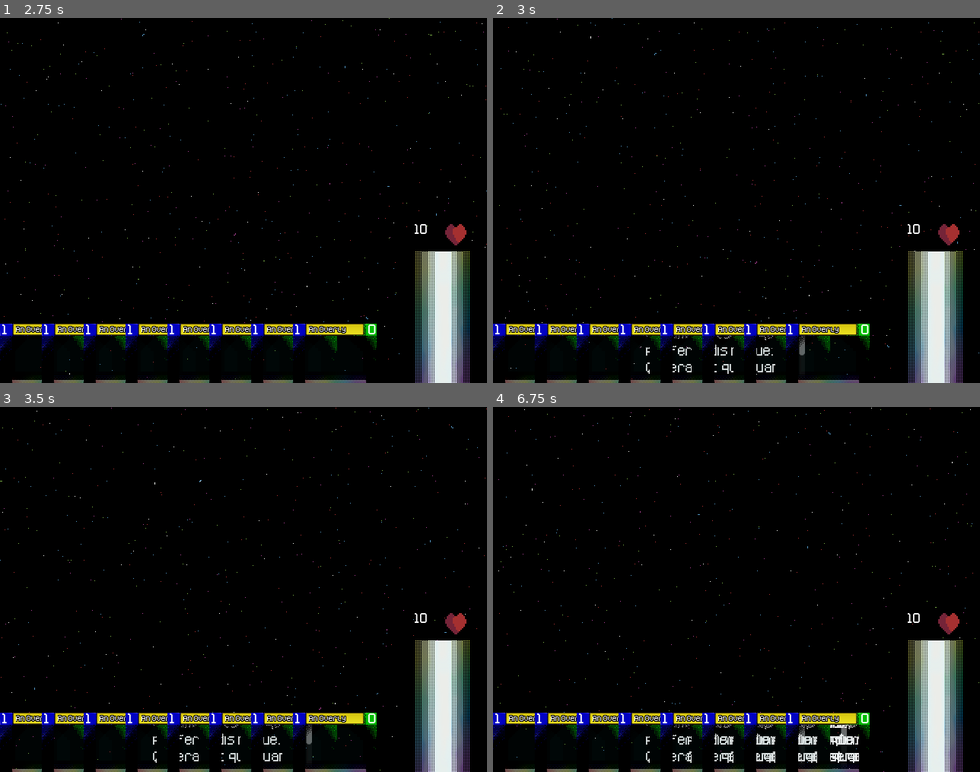
Above: before the commit, frames 1-4 (two rows, left to right).
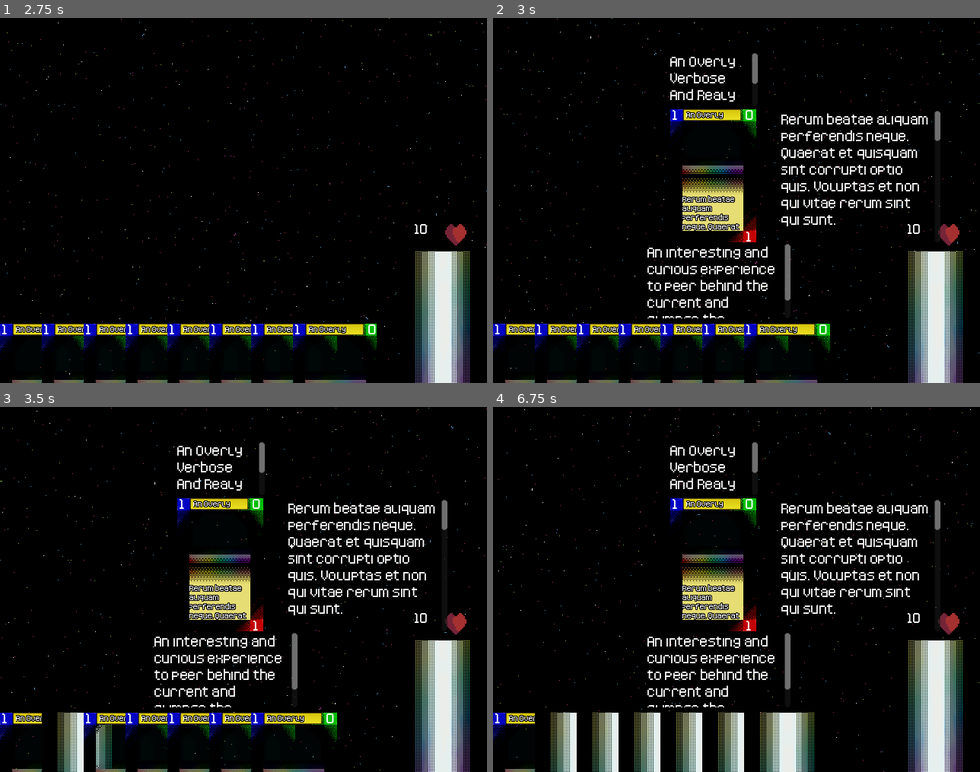
Above: after the commit, the same moments.

Repository: ColbySchexnayder/mana-stream
Game: Godot game, scene res://Scenes/Duel.tscn
Same seed, same stepped clock (60 frames per second), same inputs: the game is played once before the commit and once after it. The project has no main scene, so this scene is started directly.
Inputs (mouse positions are in pixels of both pictures, inside the frame that each line leads up to):
- Up to frame 1 (2.75 s): click (443, 317) at 0.5 s; click (443, 317) at 1.25 s; click (443, 317) at 2 s
- Up to frame 2 (3 s): move the mouse to (536, 353) at 2.77 s; press the mouse at (536, 353) at 2.78 s
- Up to frame 3 (3.5 s): right-click (43, 742) at 3.05 s
- Up to frame 4 (6.75 s): move the mouse to (575, 742) at 3.52 s; release the mouse at (575, 742) at 3.53 s; right-click (575, 742) at 3.6 s; click (575, 742) at 3.8 s; move the mouse to (619, 742) at 4.27 s; press the mouse at (619, 742) at 4.28 s; right-click (619, 742) at 4.55 s; move the mouse to (658, 742) at 5.02 s; release the mouse at (658, 742) at 5.03 s; right-click (658, 742) at 5.1 s; click (658, 742) at 5.3 s; move the mouse to (702, 742) at 5.77 s; press the mouse at (702, 742) at 5.78 s; right-click (702, 742) at 6.05 s; move the mouse to (746, 742) at 6.52 s; release the mouse at (746, 742) at 6.53 s; right-click (746, 742) at 6.6 s

Frame 1 is identical in both runs. In frame 2, 6.8% of the frame differs, in the area x 31-92%, y 9-100%; in frame 3, 7.7%; in frame 4, 12%, in the area x 8-92%, y 9-100%.

Commit message:
begin add signal bus

Diff:
--- a/Cards/Card.gd
+++ b/Cards/Card.gd
@@ -24,7 +24,7 @@
 
 var currentPosition := position.IN_DECK
 var exhausted := false
-var inspected := false
+var inspected := 0
 
 @onready var card_front: TextureRect = $CardFront
 @onready var cost_text: RichTextLabel = $CardFront/Cost
@@ -33,6 +33,8 @@
 
 @onready var name_text: RichTextLabel = $CardFront/CardName
 @onready var description_text: RichTextLabel = $CardFront/CardDescription
+
+@onready var card_back: TextureRect = $CardBack
 
 @onready var inspect_view: Control = $InspectView
 @onready var expanded_name: RichTextLabel = $InspectView/ExpandedName
@@ -81,9 +83,10 @@
 
 func _on_gui_input(event: InputEvent) -> void:
 	if (event.is_action_pressed("activate")):
-		if not inspected:
-			inspected = true
-			inspect_view.visible = true
-		else:
-			inspected = false
-			inspect_view.visible = false
+		GmManager.emit_signal("_card_select", self)
+
+	elif (event.is_action_pressed("alternate")):
+		if currentPosition == position.IN_HAND:
+			card_front.visible = false
+			card_back.visible = true
+			currentPosition = position.IN_MANA
--- a/Scenes/Duel.tscn
+++ b/Scenes/Duel.tscn
@@ -51,6 +51,7 @@
 anchors_preset = 0
 offset_right = 640.0
 offset_bottom = 480.0
+mouse_filter = 2
 
 [node name="Player1Zone" type="VBoxContainer" parent="Control"]
 layout_direction = 1
@@ -101,4 +102,19 @@
 theme = ExtResource("7_o1sjj")
 text = "10"
 
+[node name="InspectionArea" type="Control" parent="Control"]
+anchors_preset = 0
+offset_left = 1.0
+offset_top = 141.0
+offset_right = 642.0
+offset_bottom = 338.0
+mouse_filter = 2
+
+[node name="CenterContainer" type="CenterContainer" parent="Control/InspectionArea"]
+layout_mode = 0
+offset_left = 197.0
+offset_top = -49.0
+offset_right = 268.0
+offset_bottom = 7.0
+
 [connection signal="pressed" from="Control/P1Deck" to="." method="_on_p_1_deck_pressed"]
--- a/Scenes/duel.gd
+++ b/Scenes/duel.gd
@@ -10,8 +10,6 @@
 var player2summon := []
 var player2mana := []
 
-#TODO Implement this
-var field := []
 
 var inspectedCard
 
@@ -20,6 +18,7 @@
 @onready var p_1_summon_zone: HBoxContainer = $Control/Player1Zone/P1SummonZone
 @onready var p_1_mana_zone: HBoxContainer = $Control/Player1Zone/P1ManaZone
 @onready var p_1_hand: HBoxContainer = $Control/Player1Zone/P1Hand
+@onready var inspection_area: Control = $Control/InspectionArea/CenterContainer
 
 # Called when the node enters the scene tree for the first time.
 func _ready() -> void:
@@ -29,8 +28,10 @@
 		player1hand.push_front(drawnCard)
 		p_1_hand.add_child(drawnCard)
 
-		player1deck = GMManager.Player1Deck
-		player2deck = GMManager.Player2Deck
+
+	player1deck = GmManager.Player1Deck
+	player2deck = GmManager.Player2Deck
+	GmManager.connect("_card_select", card_select)
 
 
 # Called every frame. 'delta' is the elapsed time since the previous frame.
@@ -45,6 +46,20 @@
 	var p1SummonSeperationRatio = p_1_summon_zone.get_global_rect().size.x / (player1summon.size()+1)
 	p_1_summon_zone.add_theme_constant_override("seperation", p1SummonSeperationRatio)
 
+
+func card_select(card):
+	if inspection_area.get_child_count() == 0:
+		card.reparent(inspection_area)
+		card.inspect_view.visible = true
+	elif inspection_area.get_child(0) == card:
+		match (card.currentPosition):
+			card.position.IN_HAND:
+				card.inspected = 0
+				card.reparent(p_1_hand)
+				card.inspect_view.visible = false
+
+
+
 func _on_p_1_deck_pressed() -> void:
 	var drawnCard = Card.constructor()
 	drawnCard.currentPosition = Card.position.IN_HAND
--- a/Scripts/GMManager.gd
+++ b/Scripts/GMManager.gd
@@ -1,5 +1,9 @@
 extends Node
 class_name GMManager
 
-static var Player1Deck = []
-static var Player2Deck = []
+var Player1Deck = []
+var Player2Deck = []
+
+signal _card_select(card)
+signal _card_to_mana(card)
+signal _card_exhaust(card)
Binary file added: Cards/CardArt/starhawk.png
Not shown, added: Cards/CardArt/starhawk.png.import
